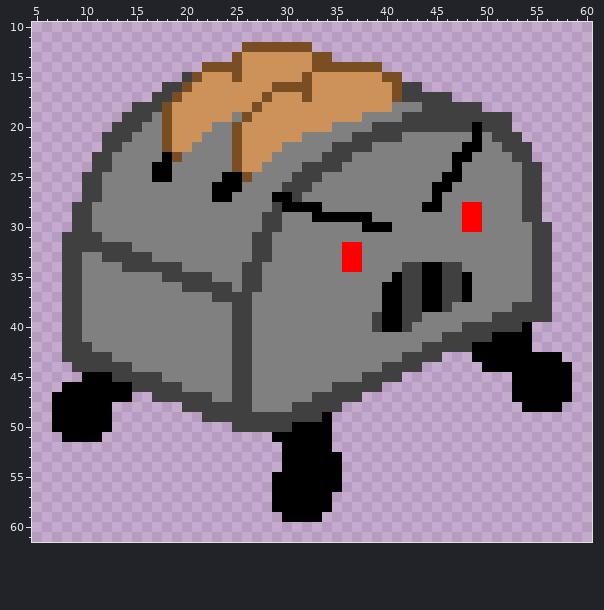
Two versions of one pixel-art sprite, assets/eviltoaster.png. Above: the version before the commit.
The file is 64x64 pixels. Shown: x 5..60, y 10..61.
The result:
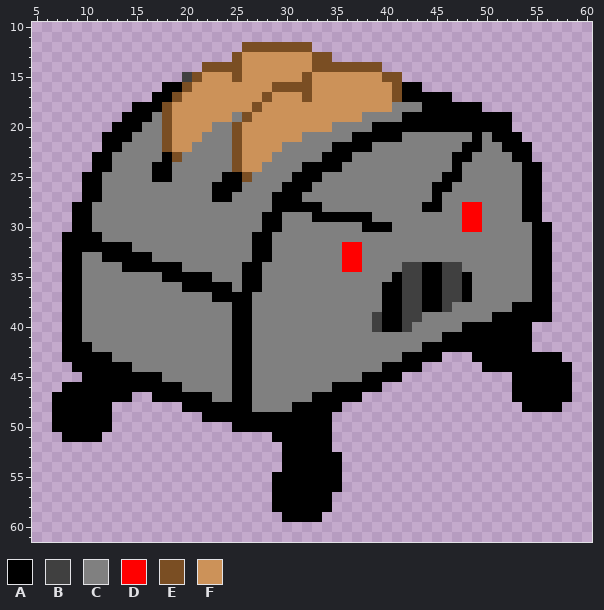
Palette (. is transparent): A #000000  B #404040  C #808080  D #ff0000  E #7a4e23  F #cc9259
The exact change:
Changed rows in their new state; - is an unchanged pixel.
first column x 8:
16 ----------AA----------------------AA-------------
17 ---------AA-----------------------AAAAA----------
18 -------AAA--------------------------AAAAAA-------
19 ------AAA-------------------------AAAAAAAAAAA----
20 -----AAA-----------------------AAAAAAAAAA-AAA----
21 ----AAA----------------------AAAAA---------AAA---
22 ----AA---------------------AAAA-------------AAA--
23 ---AA---------------------AAA----------------AA--
24 ---AA-------------------AAAA------------------AA-
25 --AA-------------------AAA--------------------AA-
26 --AA------------------AAA---------------------AA-
27 --AA-------------------A----------------------AA-
28 -AA------------------A------------------------AA-
29 -AA-----------------AA------------------------AA-
30 -AA-----------------AA-------------------------AA
31 AAAA---------------AA--------------------------AA
32 AAAAAAA------------AA--------------------------AA
33 AA--AAAAA----------AA--------------------------AA
34 AA----AAAAAA------AA---------------------------AA
35 AA--------AAAAA---AA---------------------------AA
36 AA----------AAAAA-AA---------------------------AA
37 AA-------------AAAA----------------------------AA
38 AA---------------AA--------------------------AAAA
39 AA---------------AA------------------------AAAAAA
40 AA---------------AA---------------------AAAAAA---
41 AA---------------AA-------------------AAAAA------
42 AAA--------------AA-----------------AAAAA--------
43 AAAAA------------AA---------------AAAA-----------
44 -AAAAAA----------AA-------------AAAA-------------
45 -----AAAAA-------AA-----------AAAA---------------
46 -------AAAAA-----AA--------AAAAA-----------------
47 ---------AAAAAA--AA------AAAAA-------------------
48 ------------AAAAAAA----AAAAA---------------------
49 --------------AAAAAAAAAAAA-----------------------
50 -----------------AAAAAA--------------------------
Boxes around the changes in both pictures, in picture pixels (x1, y1, x2, y2):
changed: (62, 82, 552, 432)
